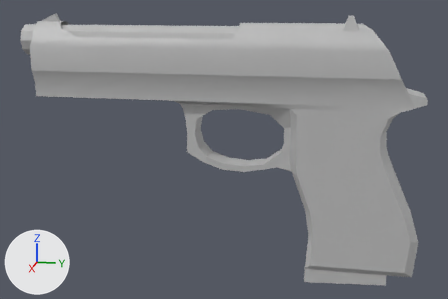
The FBX model Bullet Ballet Prototype/Assets/Meshes/BerettaM9_001_Standard_001_Separate.fbx, before and after one commit.
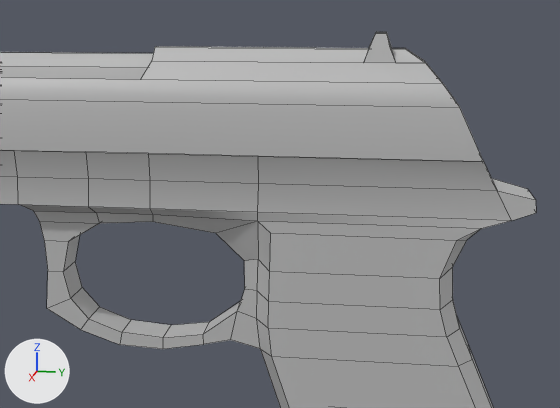
There are two pictures of each version: one whole from a camera (50 mm lens) standing at (1.136, 0.241, 0.531) and looking at (-0.001, 0.013, 0.247), one close up on the part from 37% to 98% of the width and 0% to 67% of the height. The lights are fixed; the arrows at lower left show +X, +Y and +Z. The close-ups show mesh edges as thin lines. Where no turn or scale is listed for an object, it has been applied to the vertices.

Script lines for the objects in view, before the commit:
```python
me_mesh = bpy.data.meshes.new('Mesh')
me_mesh.from_pydata(...)  # 54 vertices, 44 faces; spans x -0.048..0.048, y -0.334..0.345, z -0.042..0.063
me_mesh.materials.append(mat_lambert1)  # grey #bcbcbc
me_mesh_001 = bpy.data.meshes.new('Mesh.001')
me_mesh_001.from_pydata(...)  # 40 vertices, 40 faces; spans x -0.03..0.03, y -0.213..0.404, z -0.028..0.028
me_mesh_001.materials.append(mat_lambert1)  # grey #bcbcbc
me_mesh_002 = bpy.data.meshes.new('Mesh.002')
me_mesh_002.from_pydata(...)  # 156 vertices, 157 faces; spans x -0.048..0.048, y -0.349..0.38, z -0.335..0.031
me_mesh_002.materials.append(mat_lambert1)  # grey #bcbcbc
ob_barrel = bpy.data.objects.new('BARREL', me_mesh_001)
ob_barrel.location = (0.0, -0.1643, 0.4505)
ob_body = bpy.data.objects.new('BODY', me_mesh_002)
ob_body.location = (0.0, 0.0, 0.3649)
ob_slider = bpy.data.objects.new('SLIDER', me_mesh)
ob_slider.location = (0.0, -0.0157, 0.4372)
```
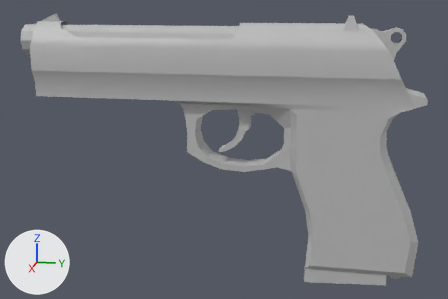
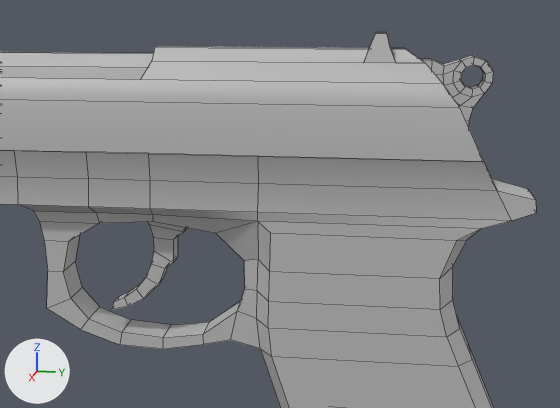
Boxes [x1, y1, x2, y2] around the edits, measured in the close-ups (560 x 408 px):
'TRIGGER', added: after [112, 222, 187, 309]
'HAMMER', added: after [421, 55, 493, 124]

Edits to the bpy script that builds the scene:
```text
Add me_mesh_006:
    me_mesh_006.from_pydata(...)  # 36 vertices, 34 faces; spans x -0.0125..0.0125, y 0.0155..0.0883, z -0.0596..0.0348
    me_mesh_006.materials.append(mat_lambert1)  # grey #bcbcbc
Add me_mesh_004:
    me_mesh_004.from_pydata(...)  # 88 vertices, 88 faces; spans x -0.0125..0.0125, y -0.0574..0.0161, z -0.0589..0.017
    me_mesh_004.materials.append(mat_lambert1)  # grey #bcbcbc
Add ob_trigger:
    ob_trigger = bpy.data.objects.new('TRIGGER', me_mesh_006)
    ob_trigger.location = (0.0, -0.0099, 0.3036)
Add ob_hammer:
    ob_hammer = bpy.data.objects.new('HAMMER', me_mesh_004)
    ob_hammer.location = (0.0, 0.3191, 0.4626)
```
